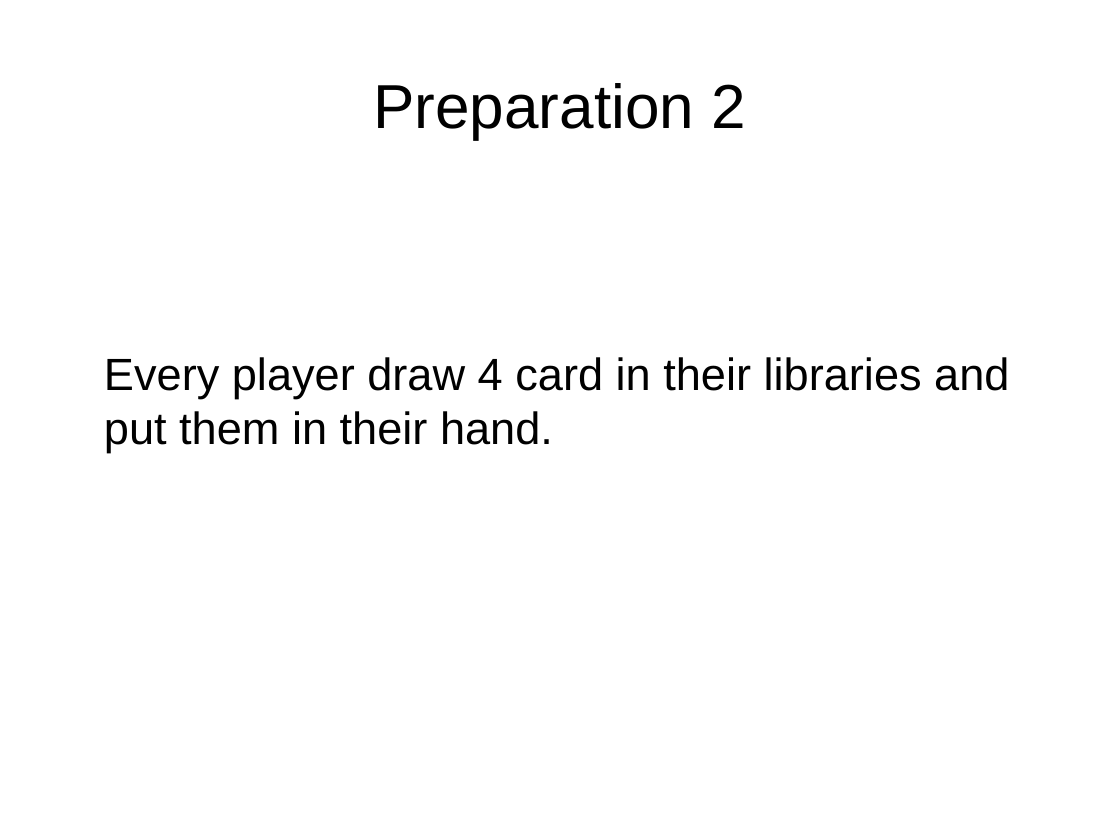
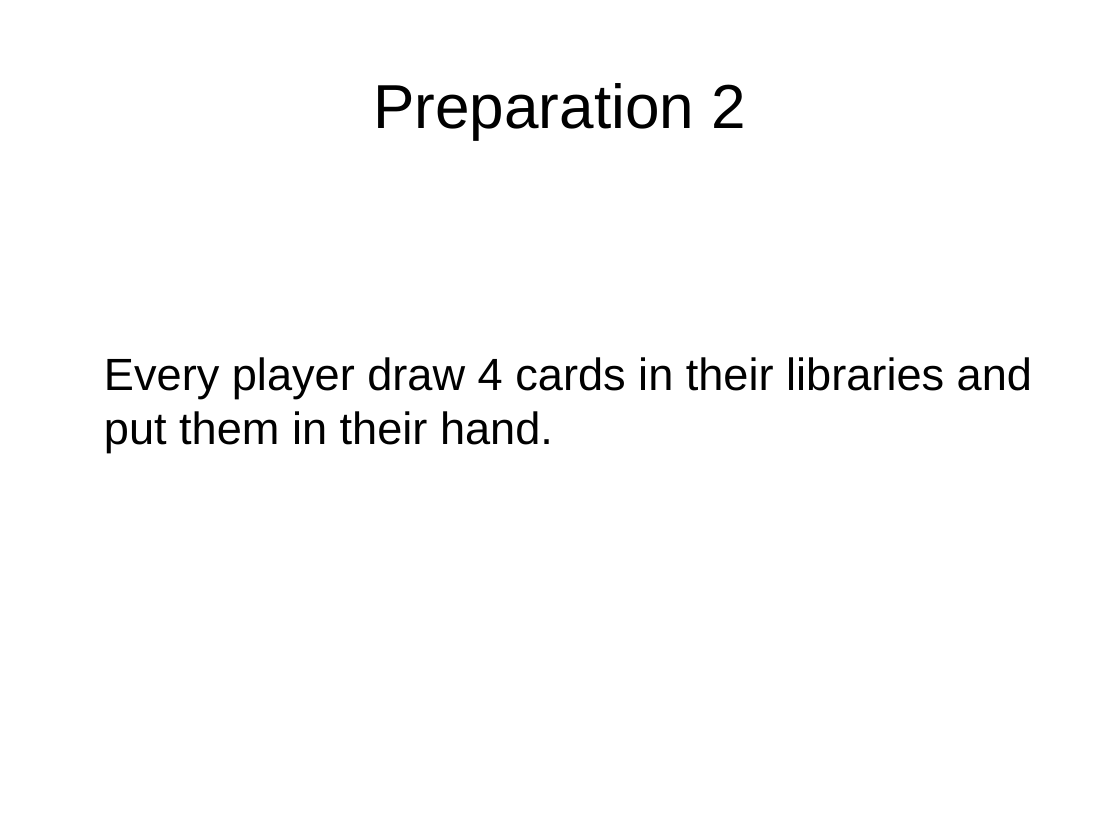
Before and after one commit to idolord/CryptDuel, a slide deck: slide 2 of documentation/player turn CDC - panda.odp. Drawn at 1120x840 pixels with LibreOffice and Linux fonts; fonts in the diff are those of the drawing. Boxes give left, top, right and bottom in pixels: in the first picture for what was removed or moved away, otherwise in the second. Text is boxed around its words. In the diff, an @@ line names an element or a change of style, - is before the commit and + after.

Commit message:
Yaho player turn cdc - panda

```diff
--- a/documentation/player turn CDC - panda.odp
+++ b/documentation/player turn CDC - panda.odp
@@ text at box(104, 357, 1032, 452): text changed @@
-Every player draw 4 card in their libraries and put them in their hand.
+Every player draw 4 cards in their libraries and put them in their hand.
```
